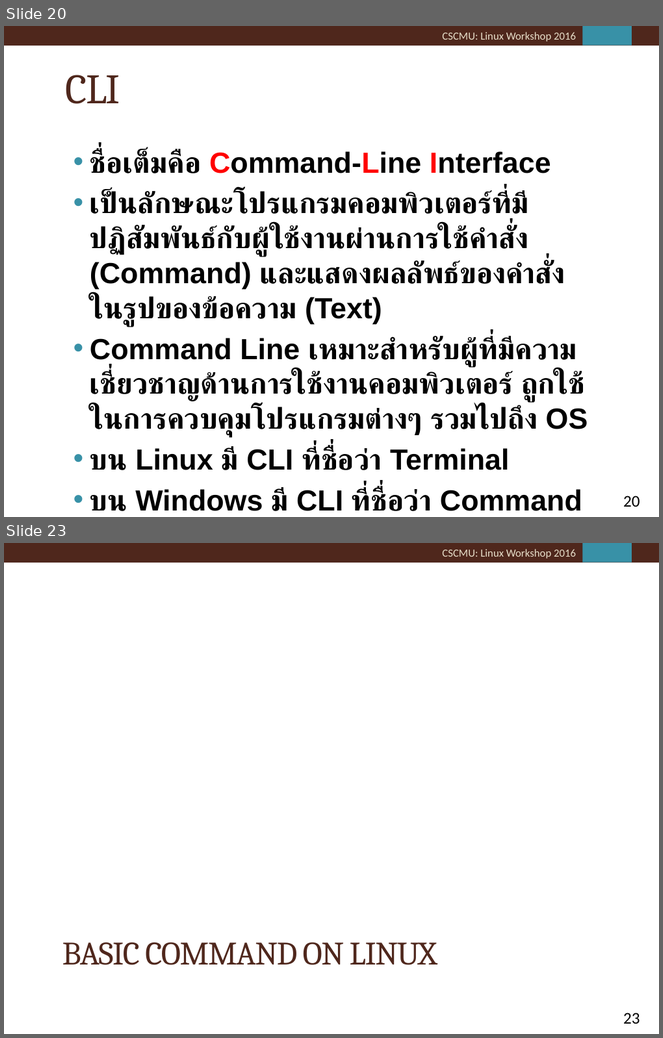
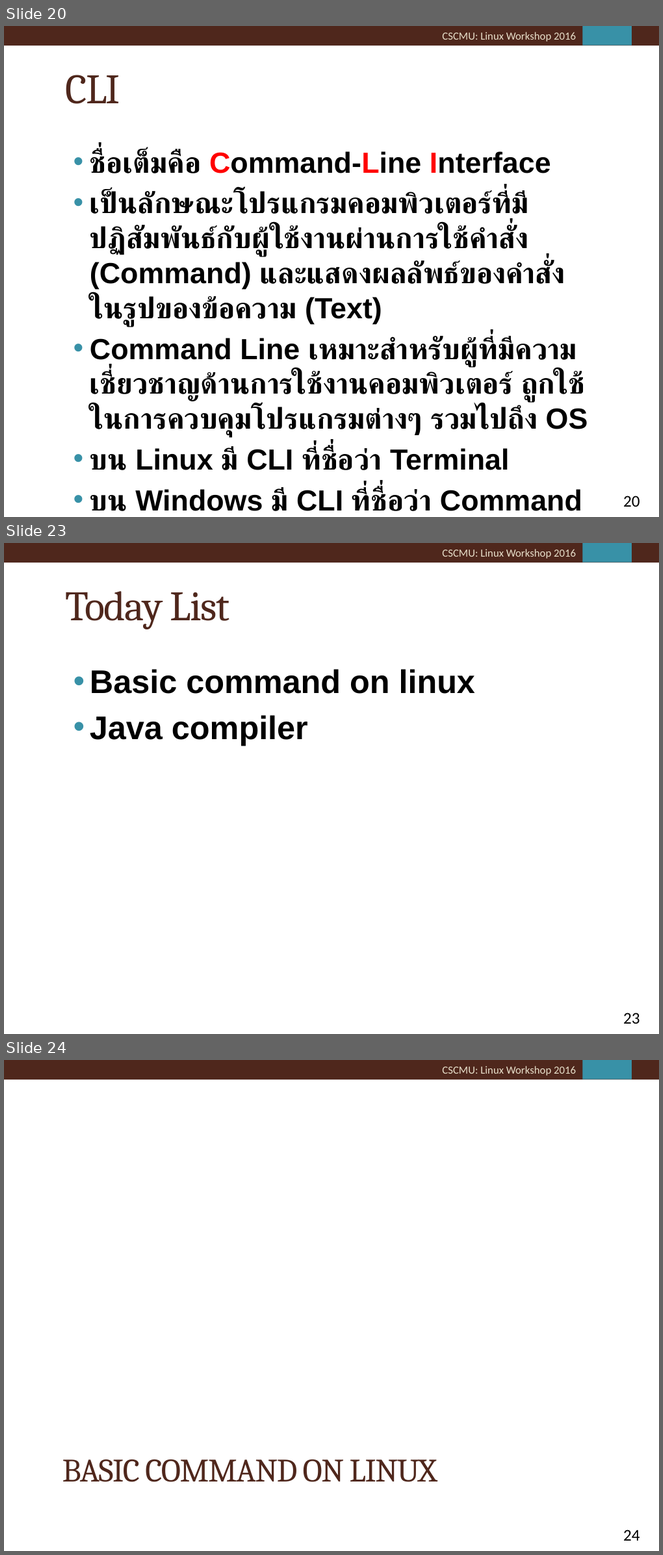
Before and after one commit to AppleBoiy/cmu-gh-bootcamp-2023, a slide deck: docs/linux_ver5.pptx. Shown one above the other, each under a label of ours: slides 20 and 23 before the commit, slides 20, 23 and 24 after it; the slides between them are not shown. The pictures are 663x1038 and 663x1555 pixels, drawn with LibreOffice and Linux fonts; fonts in the diff are those of the drawing. Boxes give left, top, right and bottom in pixels: in the first picture for what was removed or moved away, otherwise in the second. Text is boxed around its words. In the diff, an @@ line names an element or a change of style, - is before the commit and + after.

```diff
--- a/docs/linux_ver5.pptx
+++ b/docs/linux_ver5.pptx
@@ slide 23 added at (x1=4, y1=543, x2=659, y2=1034), background #FFFFFF; not listed: 3 template elements that a slide beside it also shows @@
@@ title added at (x1=65, y1=591, x2=230, y2=629), 46 pt, text #4F271C @@
+Today List
@@ text added at (x1=90, y1=669, x2=475, y2=746), 36 pt, text #000000, bold @@
+• Basic command on linux
+• Java compiler
@@ page number added at (x1=605, y1=1002, x2=659, y2=1034), outline #FFFFFF 1.5 pt, 18 pt, text #000000 @@
+23
@@ what was slide 23 is now slide 24 @@
@@ page number at (x1=623, y1=1530, x2=640, y2=1541): text changed @@
-23
+24
```
Also in this commit, not shown: 61 slides changed.
